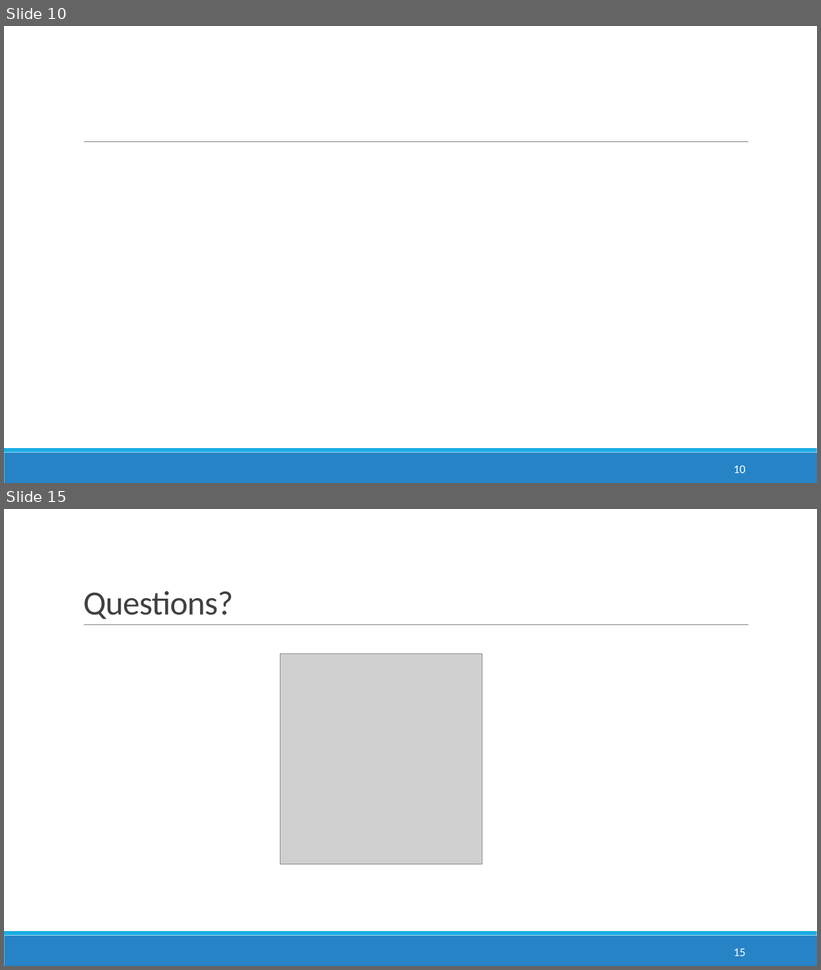
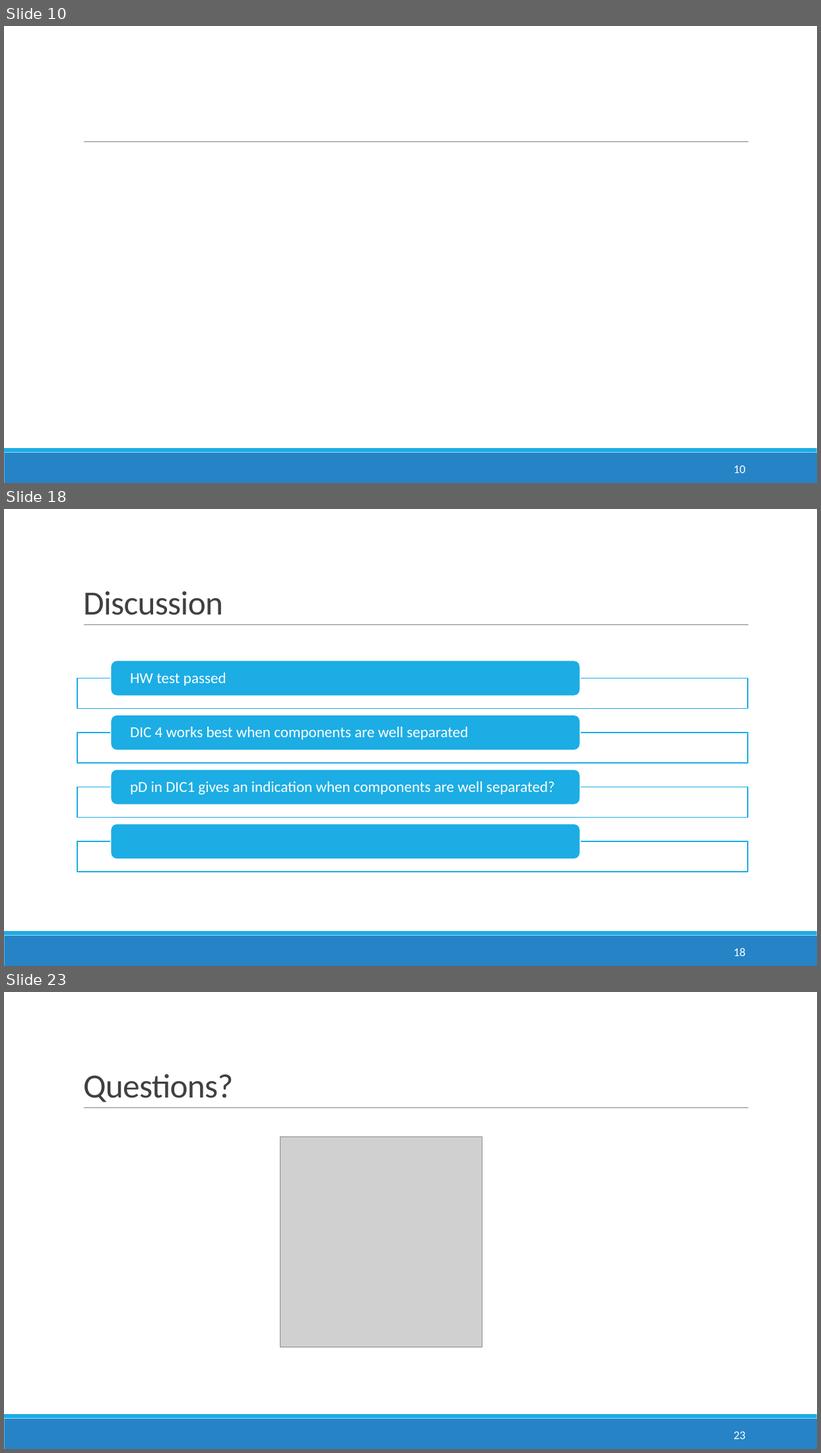
Before and after one commit to anirudhtomer/MScThesis, a slide deck: mid term presentation.pptx. Shown one above the other, each under a label of ours: slides 10 and 15 before the commit, slides 10, 18 and 23 after it; the slides between them are not shown. The pictures are 821x970 and 821x1453 pixels, drawn with LibreOffice and Linux fonts; fonts in the diff are those of the drawing; grey boxes stand for pictures; background and template pictures are left out. Boxes give left, top, right and bottom in pixels: in the first picture for what was removed or moved away, otherwise in the second. Text is boxed around its words. In the diff, an @@ line names an element or a change of style, - is before the commit and + after.

```diff
--- a/mid term presentation.pptx
+++ b/mid term presentation.pptx
@@ slide 18 added at bbox=[4, 509, 817, 966], background #FFFFFF; not listed: 3 template elements that a slide beside it also shows @@
@@ title added at bbox=[83, 591, 223, 615], 40 pt, text #404040 @@
+Discussion
@@ group added at bbox=[77, 661, 748, 873]: 4 rectangles, 4 rounded rectangles, 3 texts @@
+HW test passed
+DIC 4 works best when components are well separated
+pD in DIC1 gives an indication when components are well separated?
@@ page number added at bbox=[734, 948, 746, 956], 14 pt, text #FFFFFF @@
+18
@@ what was slide 15 is now slide 23 @@
@@ page number at bbox=[734, 1432, 746, 1439]: text changed @@
-15
+23
```
Also in this commit, not shown: 5 slides changed, 10 other slides added, 3 slides removed, 20 other files.
